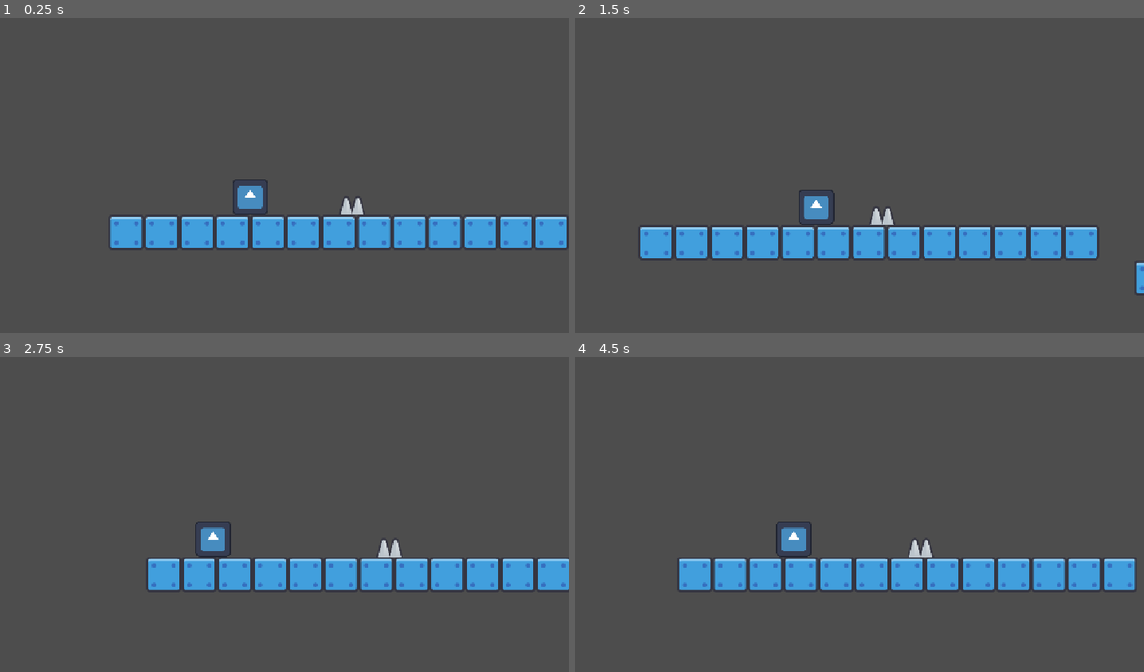
Above: before the commit, frames 1-4 (two rows, left to right).
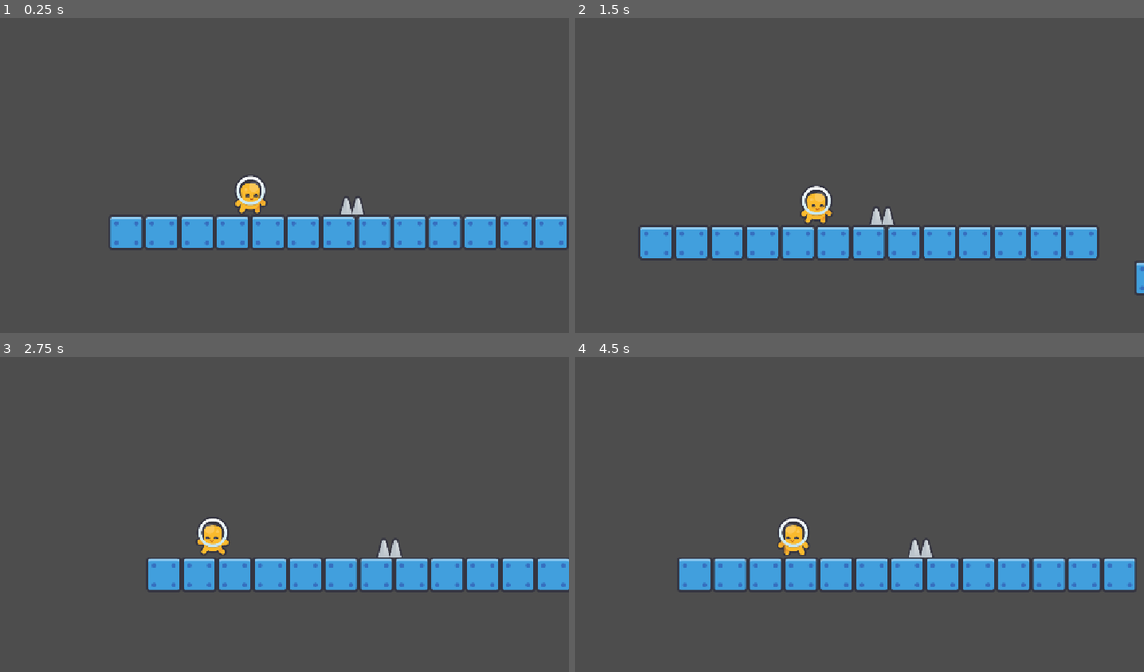
Above: after the commit, the same moments.

Repository: SevvyP/platform-tutorial
Game: Godot game, scene res://scenes/level_1.tscn
The game is run twice, just before and just after one commit, with the same random seed, the same clock (stepped at 60 frames per second) and the same inputs. The engine's default icon, where the game draws it, is replaced by a stand-in: a white triangle on a blue panel in a dark square.
Inputs:
- Up to frame 1 (0.25 s): no input
- Up to frame 2 (1.5 s): tap Enter (ui_accept) at 0.5, 0.77 s; hold Right (ui_right) from 0.53 s (still down)
- Up to frame 3 (2.75 s): tap Enter (ui_accept) at 1.52 s; release Right (ui_right) at 2.03 s; hold Left (ui_left) from 2.03 s (still down)
- Up to frame 4 (4.5 s): release Left (ui_left) at 2.78 s; hold Right (ui_right) 2.78-4.28 s; tap Enter (ui_accept) at 3.02, 3.77 s; hold Left (ui_left) from 4.28 s (still down)

The runs differ from the first frame. In frame 1, 0.5% of the frame differs, in the area x 40-48%, y 50-63%; in frame 2, 0.5%; in frame 3, 0.5%; in frame 4, 0.6%, in the area x 35-42%, y 51-64%.

Commit message:
tutorial 4

Diff:
--- a/prefabs/player.tscn
+++ b/prefabs/player.tscn
@@ -1,21 +1,101 @@
 [gd_scene format=3 uid="uid://03heaxibq4ly"]
 
 [ext_resource type="Script" uid="uid://bulaap527h3k" path="res://scripts/player.gd" id="1_4dohe"]
-[ext_resource type="Texture2D" uid="uid://dkp0ypgsdrajs" path="res://icon.svg" id="2_r66lb"]
+[ext_resource type="Texture2D" uid="uid://jkf7jpbbecld" path="res://sprites/spritesheet-characters-default.png" id="2_4dohe"]
 
 [sub_resource type="RectangleShape2D" id="RectangleShape2D_31sbn"]
-size = Vector2(64, 64)
+size = Vector2(64, 72)
+
+[sub_resource type="AtlasTexture" id="AtlasTexture_r66lb"]
+atlas = ExtResource("2_4dohe")
+region = Rect2(516, 645, 127, 127)
+
+[sub_resource type="AtlasTexture" id="AtlasTexture_1txc5"]
+atlas = ExtResource("2_4dohe")
+region = Rect2(774, 645, 127, 127)
+
+[sub_resource type="AtlasTexture" id="AtlasTexture_kbsxf"]
+atlas = ExtResource("2_4dohe")
+region = Rect2(387, 645, 127, 127)
+
+[sub_resource type="AtlasTexture" id="AtlasTexture_u51tk"]
+atlas = ExtResource("2_4dohe")
+region = Rect2(0, 774, 127, 127)
+
+[sub_resource type="AtlasTexture" id="AtlasTexture_rgeog"]
+atlas = ExtResource("2_4dohe")
+region = Rect2(258, 774, 127, 127)
+
+[sub_resource type="AtlasTexture" id="AtlasTexture_4dohe"]
+atlas = ExtResource("2_4dohe")
+region = Rect2(774, 645, 127, 127)
+
+[sub_resource type="AtlasTexture" id="AtlasTexture_ht1c8"]
+atlas = ExtResource("2_4dohe")
+region = Rect2(0, 774, 127, 127)
+
+[sub_resource type="AtlasTexture" id="AtlasTexture_g2jcq"]
+atlas = ExtResource("2_4dohe")
+region = Rect2(129, 774, 127, 127)
+
+[sub_resource type="SpriteFrames" id="SpriteFrames_31sbn"]
+animations = [{
+"frames": [{
+"duration": 1.0,
+"texture": SubResource("AtlasTexture_r66lb")
+}, {
+"duration": 1.0,
+"texture": SubResource("AtlasTexture_1txc5")
+}],
+"loop": 1,
+"name": &"idle",
+"speed": 5.0
+}, {
+"frames": [{
+"duration": 1.0,
+"texture": SubResource("AtlasTexture_kbsxf")
+}, {
+"duration": 1.0,
+"texture": SubResource("AtlasTexture_u51tk")
+}, {
+"duration": 1.0,
+"texture": SubResource("AtlasTexture_rgeog")
+}],
+"loop": 0,
+"name": &"jump",
+"speed": 5.0
+}, {
+"frames": [{
+"duration": 1.0,
+"texture": SubResource("AtlasTexture_4dohe")
+}, {
+"duration": 1.0,
+"texture": SubResource("AtlasTexture_ht1c8")
+}, {
+"duration": 1.0,
+"texture": SubResource("AtlasTexture_g2jcq")
+}],
+"loop": 1,
+"name": &"run",
+"speed": 5.0
+}]
 
 [node name="player" type="CharacterBody2D" unique_id=600784724]
 script = ExtResource("1_4dohe")
 metadata/_edit_group_ = true
 
-[node name="Sprite2D" type="Sprite2D" parent="." unique_id=221699764]
-scale = Vector2(0.5, 0.5)
-texture = ExtResource("2_r66lb")
-
 [node name="CollisionShape2D" type="CollisionShape2D" parent="." unique_id=1489412317]
+position = Vector2(0, -4)
 shape = SubResource("RectangleShape2D_31sbn")
 
 [node name="Camera2D" type="Camera2D" parent="." unique_id=86820236]
 position_smoothing_enabled = true
+
+[node name="AnimatedSprite2D" type="AnimatedSprite2D" parent="." unique_id=2061903486]
+position = Vector2(0, -16)
+scale = Vector2(0.75, 0.75)
+sprite_frames = SubResource("SpriteFrames_31sbn")
+animation = &"jump"
+autoplay = "idle"
+frame = 2
+frame_progress = 1.0
--- a/scripts/player.gd
+++ b/scripts/player.gd
@@ -1,6 +1,6 @@
 extends CharacterBody2D
 
-
+@onready var animation : AnimatedSprite2D = $AnimatedSprite2D
 const SPEED = 300.0
 const JUMP_VELOCITY = -400.0
 const START_POSITION = Vector2(576, 208)
@@ -20,10 +20,23 @@
 	var direction := Input.get_axis("ui_left", "ui_right")
 	if direction:
 		velocity.x = direction * SPEED
+		# flip_h if moving left
+		if direction < 0.1:
+			animation.flip_h = true
+		else:
+			animation.flip_h = false
 	else:
 		velocity.x = move_toward(velocity.x, 0, SPEED)
 
 	move_and_slide()
+
+	if is_on_floor():
+		if abs(velocity.x) > 0.1:
+			animation.play("run")
+		else:
+			animation.play("idle")
+	else:
+		animation.play("jump")
 
 	# drop off bottom of screen
 	if position.y > 900:
Binary file added: sprites/spritesheet-characters-default.png
Not shown, added: sprites/spritesheet-characters-default.png.import
